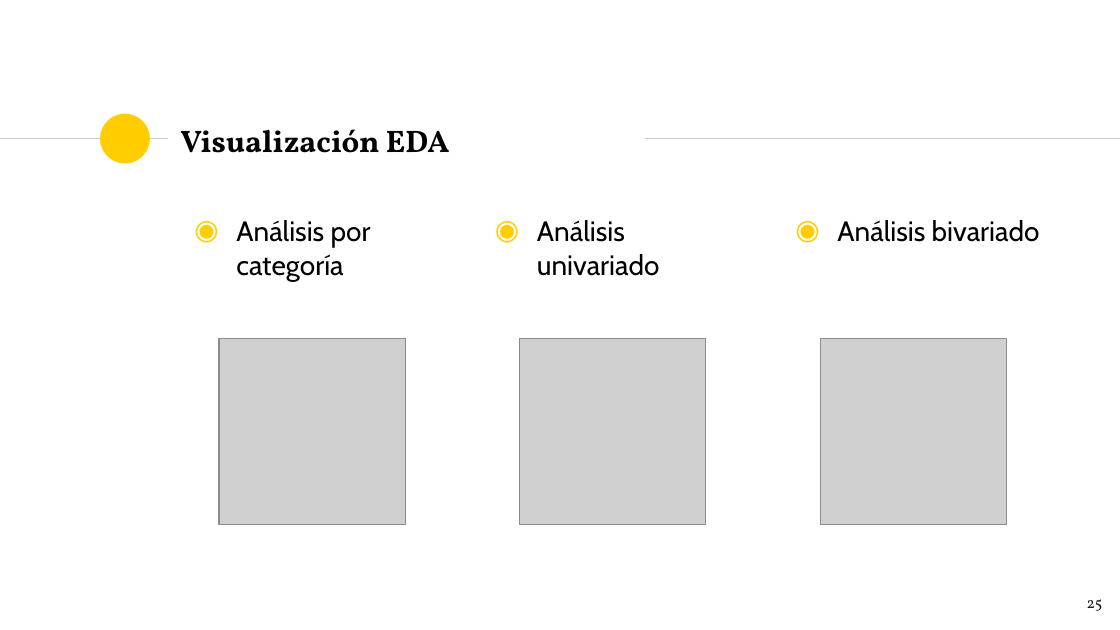
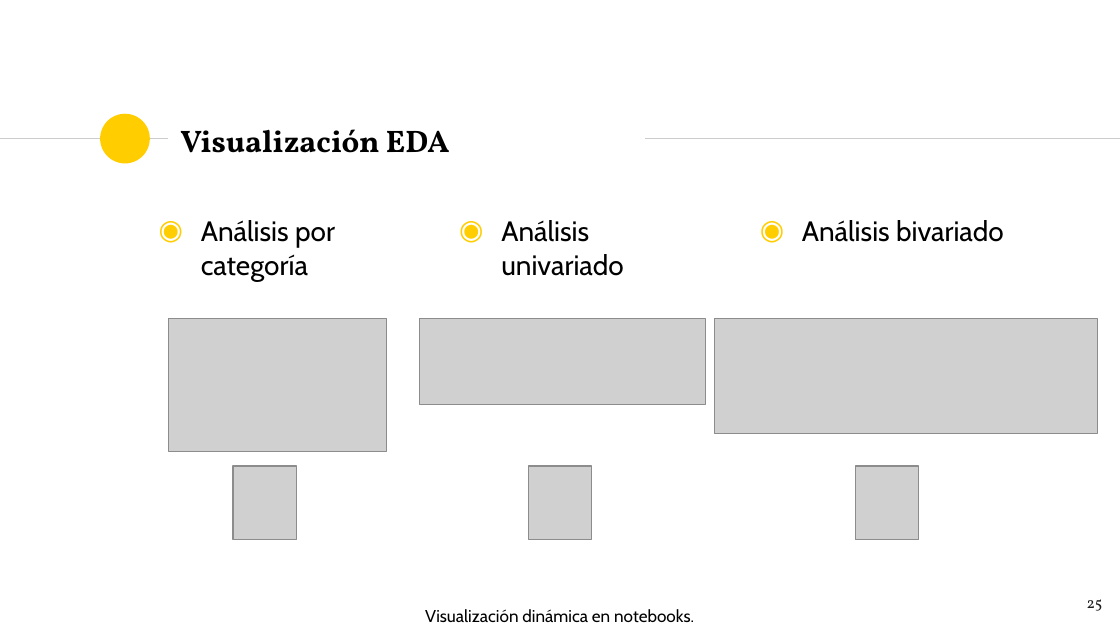
Before and after one commit to amontenegrot/BdB_Technical_test_DS, a slide deck: slide 25 of AMT_results.pptx. Drawn at 1120x630 pixels with LibreOffice and Linux fonts; fonts in the diff are those of the drawing; grey boxes stand for pictures; background and template pictures are left out. Boxes give left, top, right and bottom in pixels: in the first picture for what was removed or moved away, otherwise in the second. Text is boxed around its words. In the diff, an @@ line names an element or a change of style, - is before the commit and + after.

Commit message:
Modify result presentations

```diff
--- a/AMT_results.pptx
+++ b/AMT_results.pptx
@@ 3 texts: place and size @@
-3 texts at bbox=[236, 220, 1040, 281]
+3 texts at bbox=[201, 220, 1004, 281]
@@ picture added at bbox=[169, 318, 388, 451] @@
@@ picture added at bbox=[419, 318, 704, 404] @@
@@ picture added at bbox=[715, 318, 1098, 433] @@
@@ picture removed at bbox=[220, 338, 405, 524] @@
@@ picture removed at bbox=[520, 338, 706, 524] @@
@@ picture removed at bbox=[820, 338, 1006, 524] @@
@@ picture added at bbox=[233, 466, 297, 540] @@
@@ picture added at bbox=[529, 466, 592, 540] @@
@@ picture added at bbox=[856, 466, 920, 540] @@
@@ text added at bbox=[425, 609, 694, 623], 11 pt, text #000000 @@
+Visualización dinámica en notebooks.
```
Also in this commit, not shown: 1 other file.
